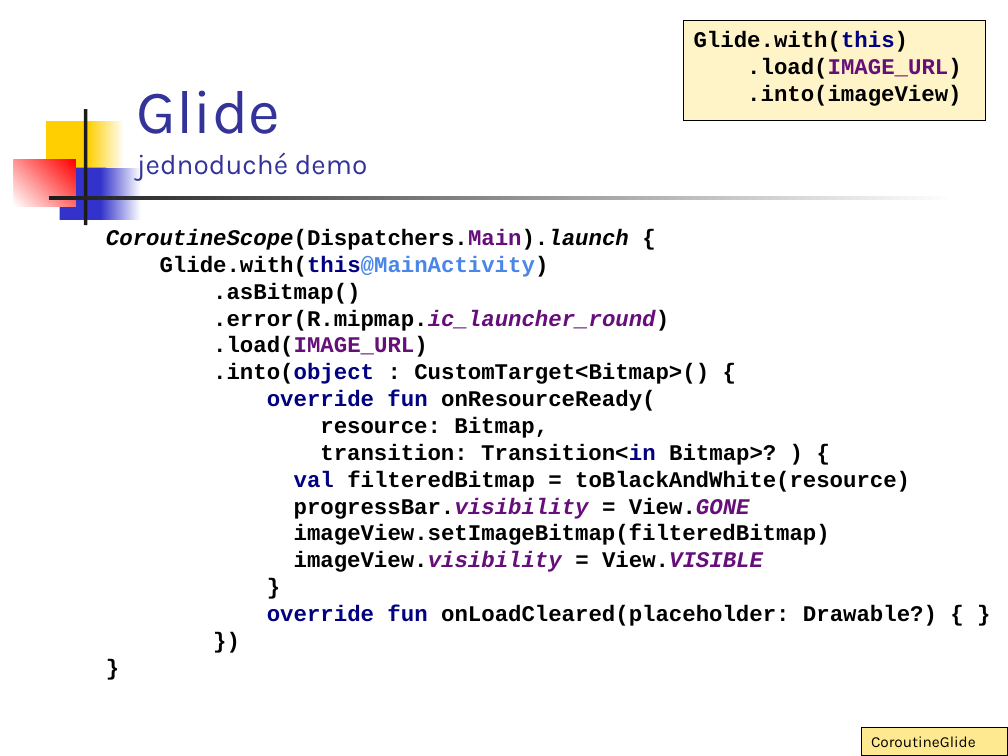
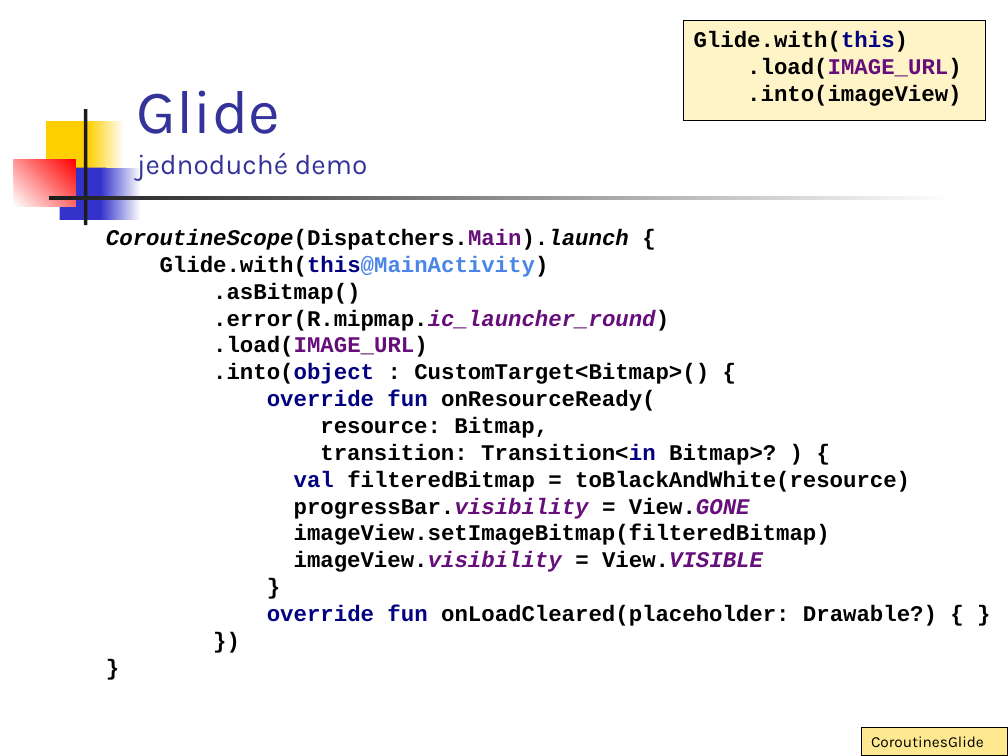
Before and after one commit to vmandro/Prednasky, a slide deck: slide 44 of 10/10_Android.ppt. Drawn at 1008x756 pixels with LibreOffice and Linux fonts; fonts in the diff are those of the drawing. Boxes give left, top, right and bottom in pixels: in the first picture for what was removed or moved away, otherwise in the second. Text is boxed around its words. In the diff, an @@ line names an element or a change of style, - is before the commit and + after.

```diff
--- a/10/10_Android.ppt
+++ b/10/10_Android.ppt
@@ text in rectangle at [871, 736, 984, 747]: text changed @@
-CoroutineGlide
+CoroutinesGlide
```
Also in this commit, not shown: 10 other slides changed, 1 other file.
